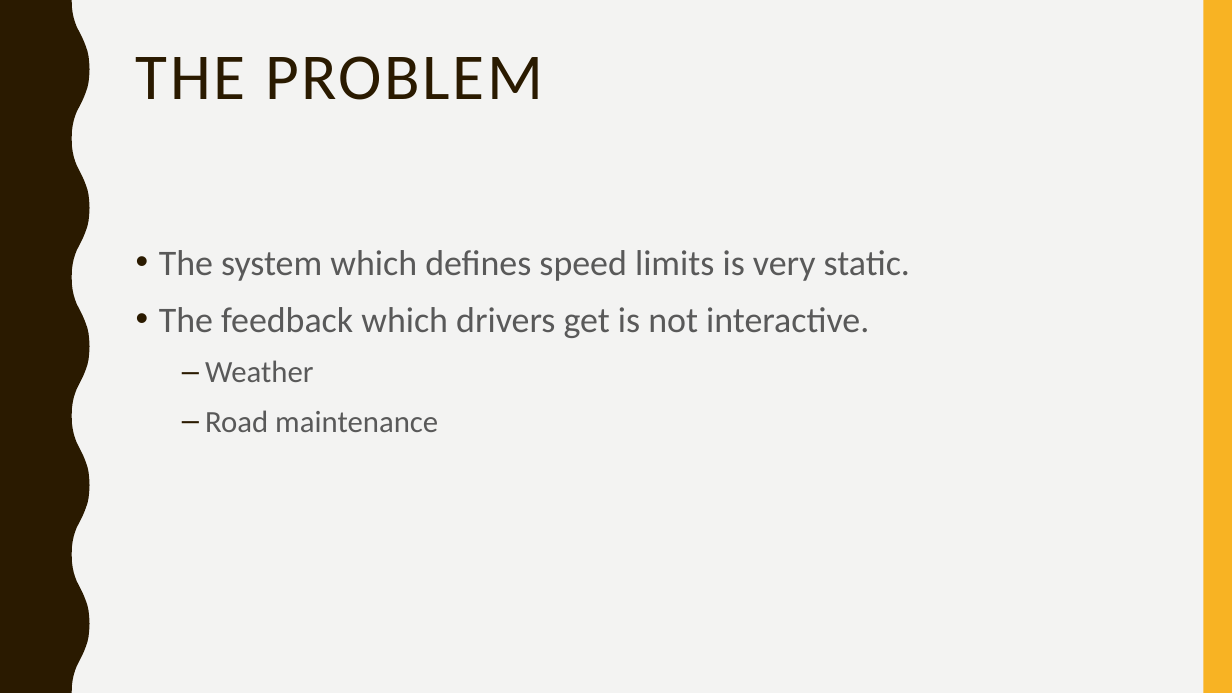
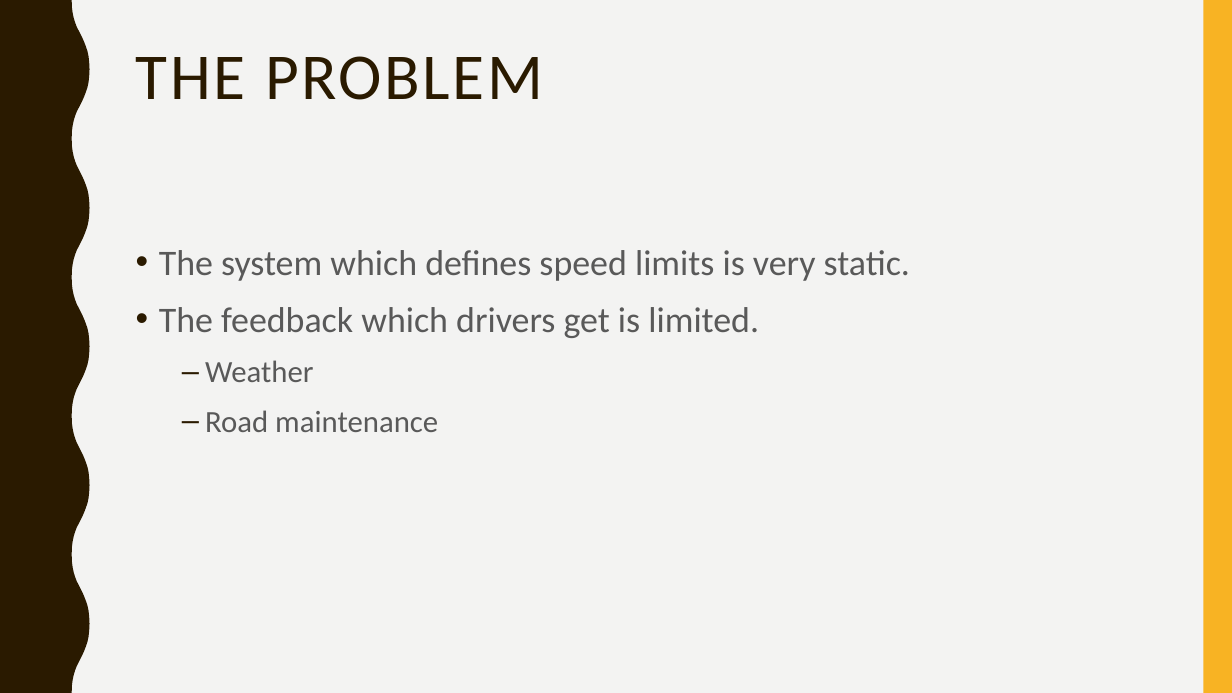
Before and after one commit to siddhantfriends/Drive-Safe, a slide deck: slide 2 of Drive Safe.pptx. Drawn at 1232x693 pixels with LibreOffice and Linux fonts; fonts in the diff are those of the drawing. Boxes give left, top, right and bottom in pixels: in the first picture for what was removed or moved away, otherwise in the second. Text is boxed around its words. In the diff, an @@ line names an element or a change of style, - is before the commit and + after.

```diff
--- a/Drive Safe.pptx
+++ b/Drive Safe.pptx
@@ text at (x1=159, y1=307, x2=759, y2=338): text changed @@
-• The feedback which drivers get is not interactive.
+• The feedback which drivers get is limited.
```
Also in this commit, not shown: 2 other slides changed, 1 other file.
